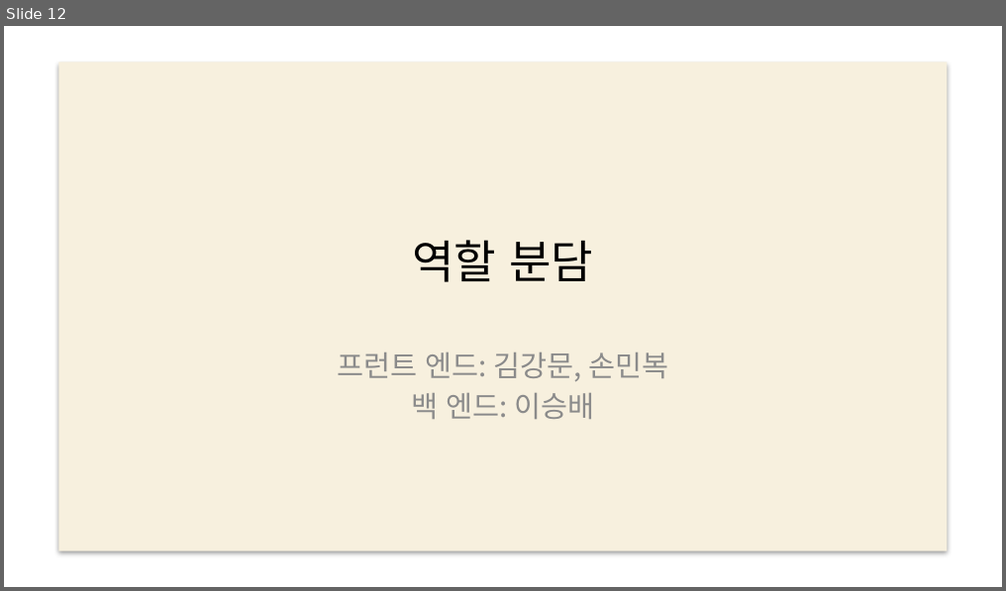
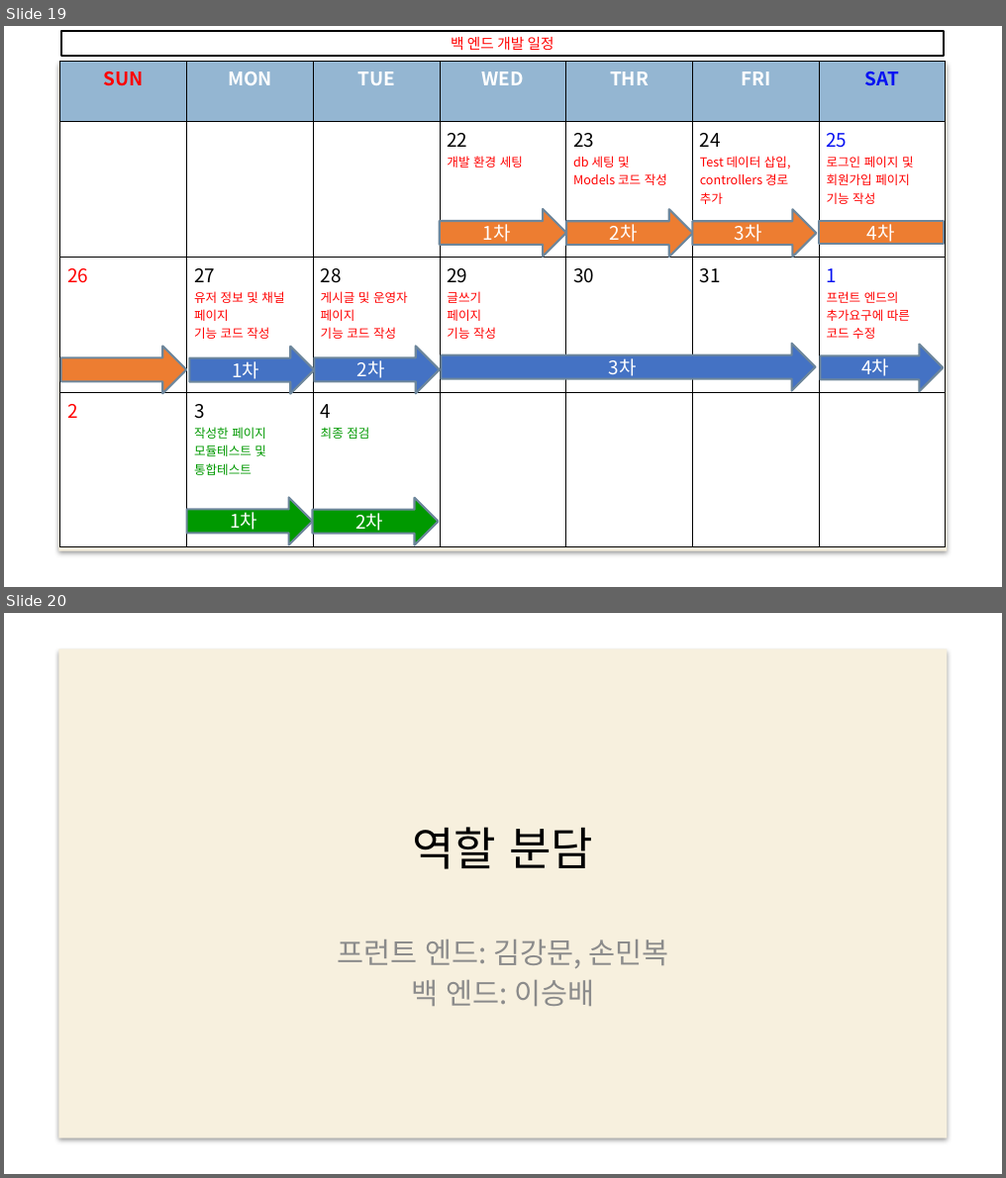
Before and after one commit to web5-kimgangmoon/teamproject_cloneCoding-Kim-Lee-Son-, a slide deck: 스케줄표.pptx. Shown one above the other, each under a label of ours: slide 12 before the commit, slides 19 and 20 after it. The pictures are 1006x591 and 1006x1178 pixels, drawn with LibreOffice and Linux fonts; fonts in the diff are those of the drawing; background and template pictures are left out. Boxes give left, top, right and bottom in pixels: in the first picture for what was removed or moved away, otherwise in the second. Text is boxed around its words. In the diff, an @@ line names an element or a change of style, - is before the commit and + after.

```diff
--- a/스케줄표.pptx
+++ b/스케줄표.pptx
@@ slide 19 added at box(4, 26, 1002, 587), background picture (left out); not listed: 1 template element that a slide beside it also shows @@
@@ rectangle added at box(60, 31, 944, 55), fill #FFFFFF, outline #000000 2 pt, 14 pt, text #FF0000 @@
+  백 엔드 개발 일정
@@ table added at box(60, 61, 945, 547), 4 rows, 7 columns @@
+SUN | MON | TUE | WED | THR | FRI | SAT
+ |  |  | 22 / 개발 환경 세팅 | 23 / db 세팅 및 / Models 코드 작성 | 24 / Test 데이터 삽입, / controllers 경로 / 추가 | 25 / 로그인 페이지 및 / 회원가입 페이지 / 기능 작성
+26 | 27 / 유저 정보 및 채널 / 페이지 / 기능 코드 작성 | 28 / 게시글 및 운영자 / 페이지 / 기능 코드 작성 | 29 / 글쓰기 / 페이지 / 기능 작성 | 30 | 31 | 1 / 프런트 엔드의 / 추가요구에 따른 / 코드 수정
+2 | 3 / 작성한 페이지 / 모듈테스트 및 / 통합테스트 | 4 / 최종 점검 |  |  |  | 
@@ right arrow added at box(440, 209, 567, 257), fill #ED7D31, outline #6D879B 2 pt, 18 pt, text #FFFFFF @@
+1차
@@ right arrow added at box(566, 209, 693, 257), fill #ED7D31, outline #6D879B 2 pt, 18 pt, text #FFFFFF @@
+2차
@@ right arrow added at box(693, 209, 816, 257), fill #ED7D31, outline #6D879B 2 pt, 18 pt, text #FFFFFF @@
+3차
@@ rectangle added at box(819, 221, 943, 244), fill #ED7D31, outline #6D879B 2 pt, 18 pt, text #FFFFFF @@
+4차
@@ right arrow added at box(60, 347, 186, 393), fill #ED7D31, outline #6D879B 2 pt @@
@@ right arrow added at box(190, 347, 314, 393), fill #4472C4, outline #6D879B 2 pt, 18 pt, text #FFFFFF @@
+1차
@@ right arrow added at box(315, 347, 440, 393), fill #4472C4, outline #6D879B 2 pt, 18 pt, text #FFFFFF @@
+2차
@@ right arrow added at box(442, 344, 816, 390), fill #4472C4, outline #6D879B 2 pt, 18 pt, text #FFFFFF @@
+3차
@@ right arrow added at box(820, 344, 943, 391), fill #4472C4, outline #6D879B 2 pt, 18 pt, text #FFFFFF @@
+4차
@@ right arrow added at box(187, 497, 313, 545), fill #009900, outline #6D879B 2 pt, 18 pt, text #FFFFFF @@
+1차
@@ right arrow added at box(313, 498, 439, 546), fill #009900, outline #6D879B 2 pt, 18 pt, text #FFFFFF @@
+2차
@@ what was slide 12 is now slide 20 @@
```
Also in this commit, not shown: 7 slides changed, 9 other slides added, 2 slides removed.
